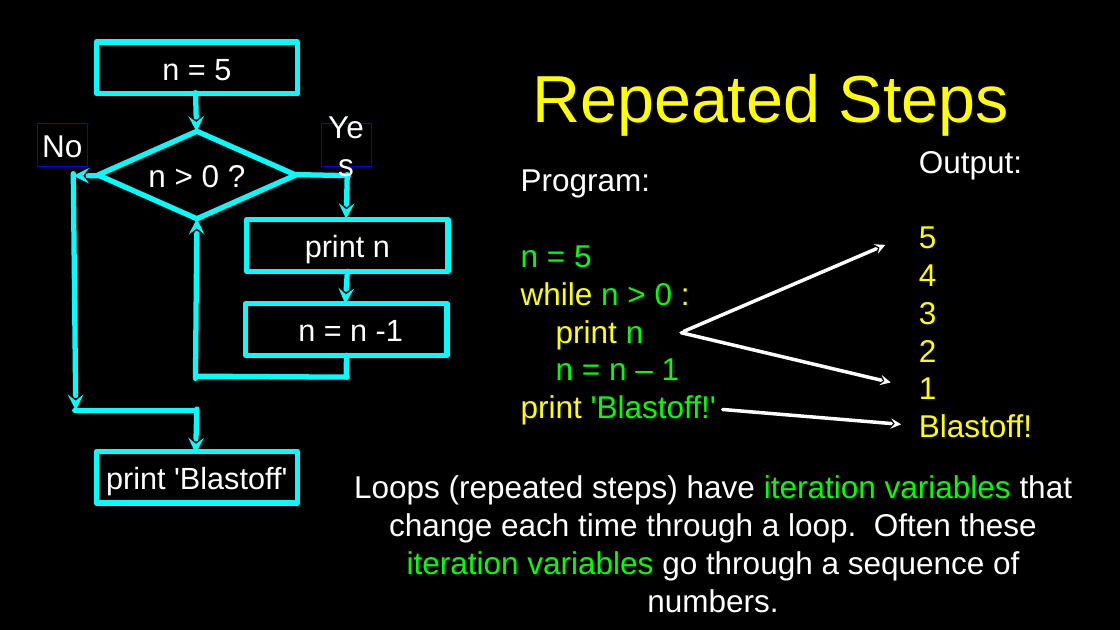
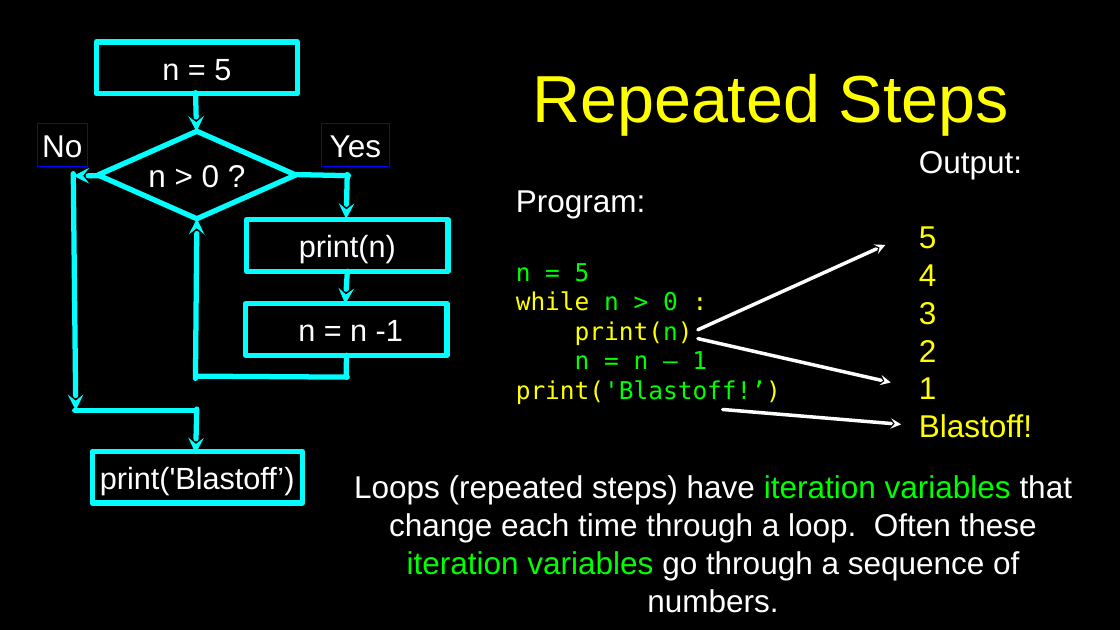
Before and after one commit to csev/py4e, a slide deck: slide 43 of lectures3/Pythonlearn-01-Intro.pptx. Drawn at 1120x630 pixels with LibreOffice and Linux fonts; fonts in the diff are those of the drawing. Boxes give left, top, right and bottom in pixels: in the first picture for what was removed or moved away, otherwise in the second. Text is boxed around its words. In the diff, an @@ line names an element or a change of style, - is before the commit and + after.

```diff
--- a/lectures3/Pythonlearn-01-Intro.pptx
+++ b/lectures3/Pythonlearn-01-Intro.pptx
@@ rectangle "Yes": place and size @@
-rectangle "Yes" at <box>321,123,371,166</box>
+rectangle "Yes" at <box>321,123,390,166</box>
@@ text in rectangle at <box>299,234,396,263</box>: text changed @@
-print n
+print(n)
@@ text at <box>516,263,707,369</box>: size 36 to 28 pt, font Arial to DejaVu Sans Mono in "n = 5", "while n > 0 :", "n = n – 1" @@
@@ arrow moved from (885, 245) - (683, 331) to (885, 245) - (698, 329) @@
@@ text at <box>575,321,693,345</box>: text changed; size 36 to 28 pt; font Arial to DejaVu Sans Mono @@
-print n
+print(n)
@@ arrow moved from (891, 382) - (681, 333) to (891, 382) - (698, 339) @@
@@ text at <box>516,380,781,404</box>: text changed; size 36 to 28 pt; font Arial to DejaVu Sans Mono @@
-print 'Blastoff!'
+print('Blastoff!’)
@@ rectangle "print('Blastoff’)": place and size @@
-rectangle "print('Blastoff’)" at <box>96,452,297,503</box>
+rectangle "print('Blastoff’)" at <box>92,452,302,503</box>
@@ text in rectangle at <box>100,466,295,495</box>: text changed @@
-print 'Blastoff'
+print('Blastoff’)
```
Also in this commit, not shown: 3 other slides changed.
